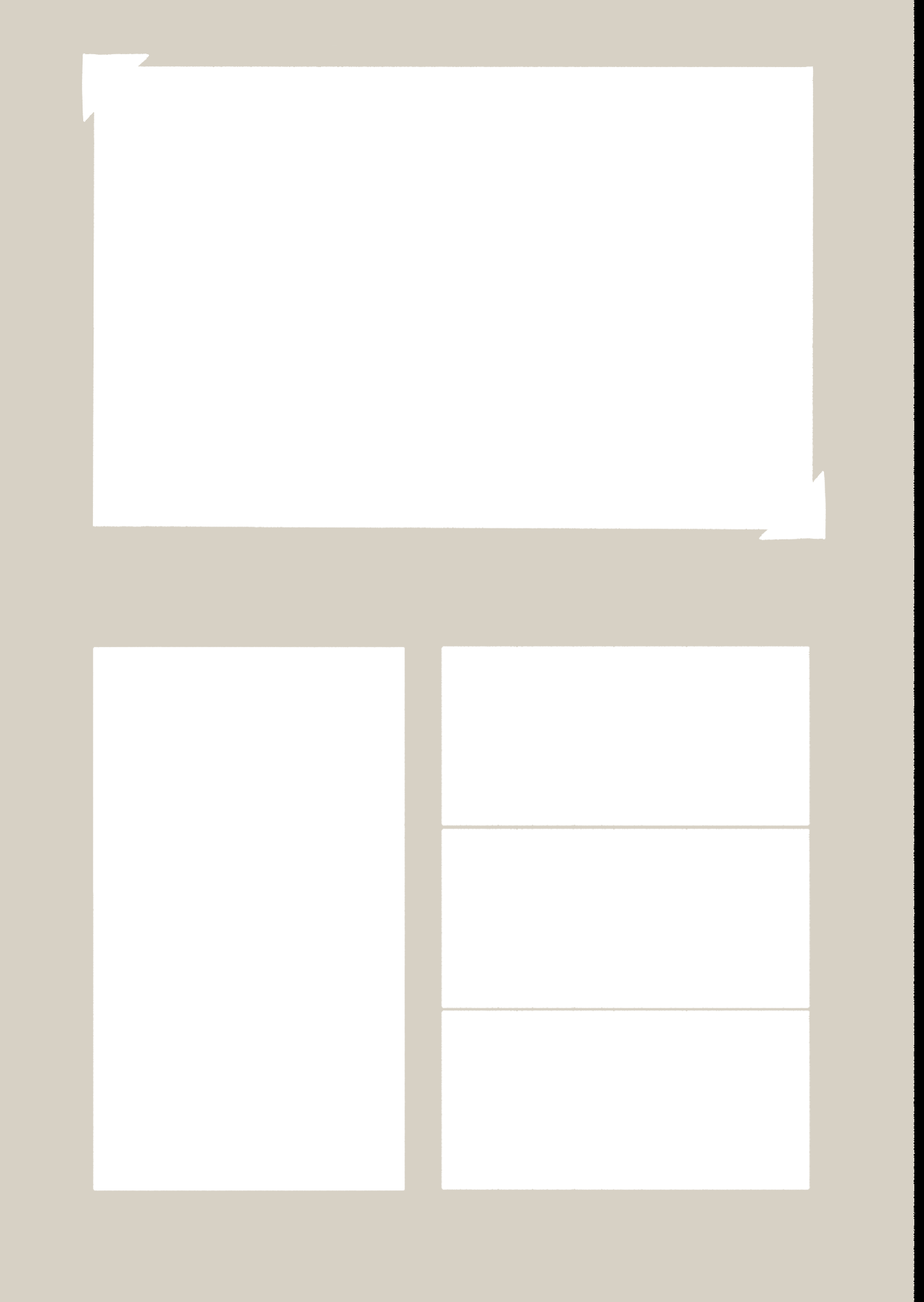
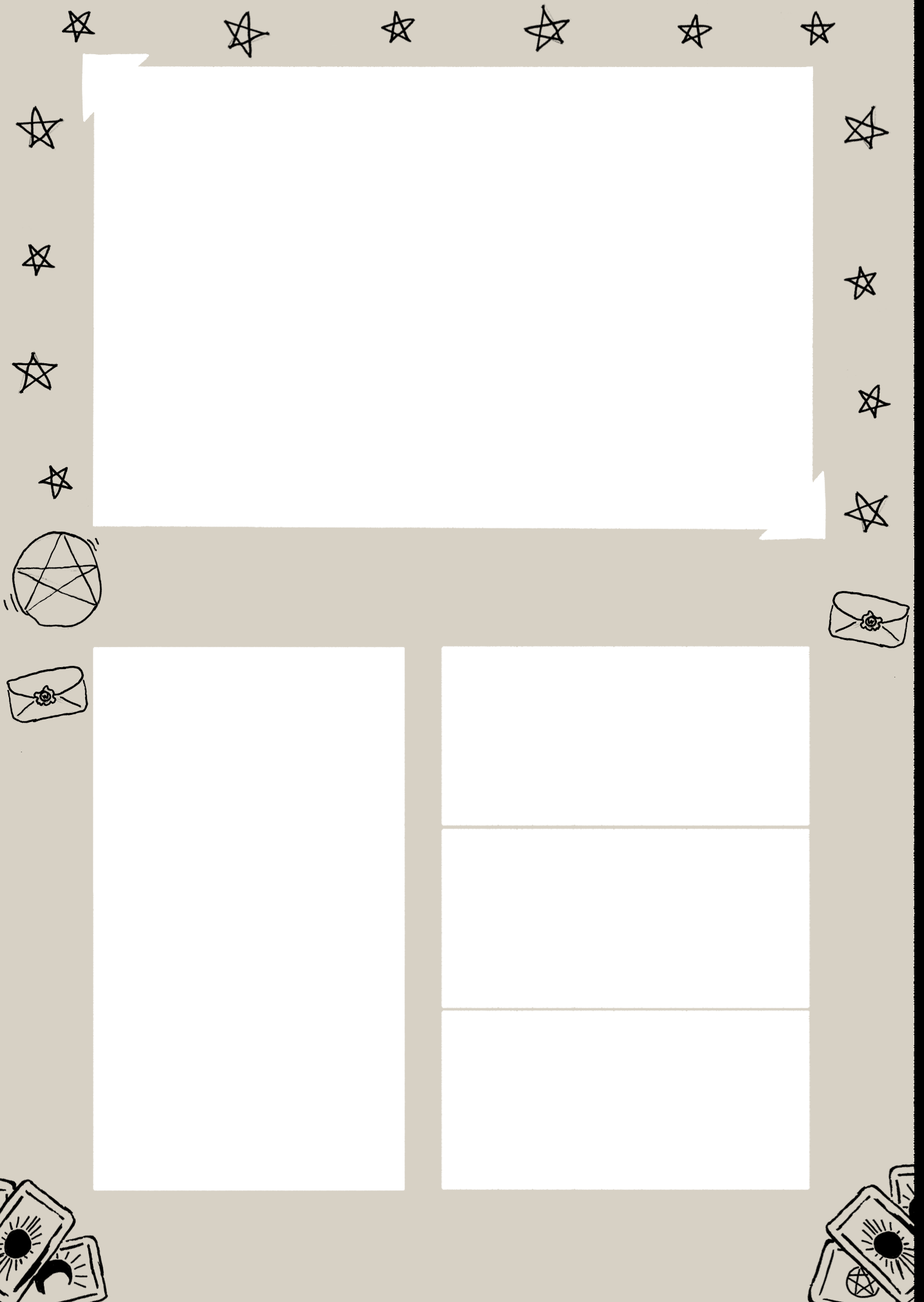
Comparing the layer stacks of the two w=924, h=1302 images. Changes:
added layer "pentagram" above "tarot" over (3, 531, 102, 630)
added layer "tarot" (1st of 2) above "tarot" over (807, 1163, 916, 1302)
added layer "tarot" (2nd of 2) above "letter" over (0, 1177, 109, 1302)
added layer "letter" (1st of 2) above "letter" over (827, 590, 911, 678)
added layer "letter" (2nd of 2) above "stars" over (5, 665, 89, 753)
added group "stars" (1st of 2) with 10 layers above "Layer 1" over (10, 2, 892, 534)
added layer "star3" (1st of 4, in "stars") in group "stars" over (843, 265, 877, 301)
added layer "star3" (2nd of 4, in "stars") in group "stars" over (676, 13, 714, 50)
added layer "star3" (3rd of 4, in "stars") in group "stars" over (380, 10, 416, 44)
added layer "star3" (4th of 4, in "stars") in group "stars" over (21, 228, 56, 277)
added layer "Layer 3" in group "stars" over (223, 10, 272, 61)
added layer "Layer 2" in group "stars" over (522, 2, 572, 53)
added layer "stars2" (1st of 2, in "stars") in group "stars" over (780, 10, 892, 151)
added layer "stars2" (2nd of 2, in "stars") in group "stars" over (14, 10, 96, 151)
added layer "stars4" in group "stars" over (843, 369, 892, 534)
added layer "stars" (2nd of 2, in "stars") in group "stars" over (10, 351, 90, 507)
